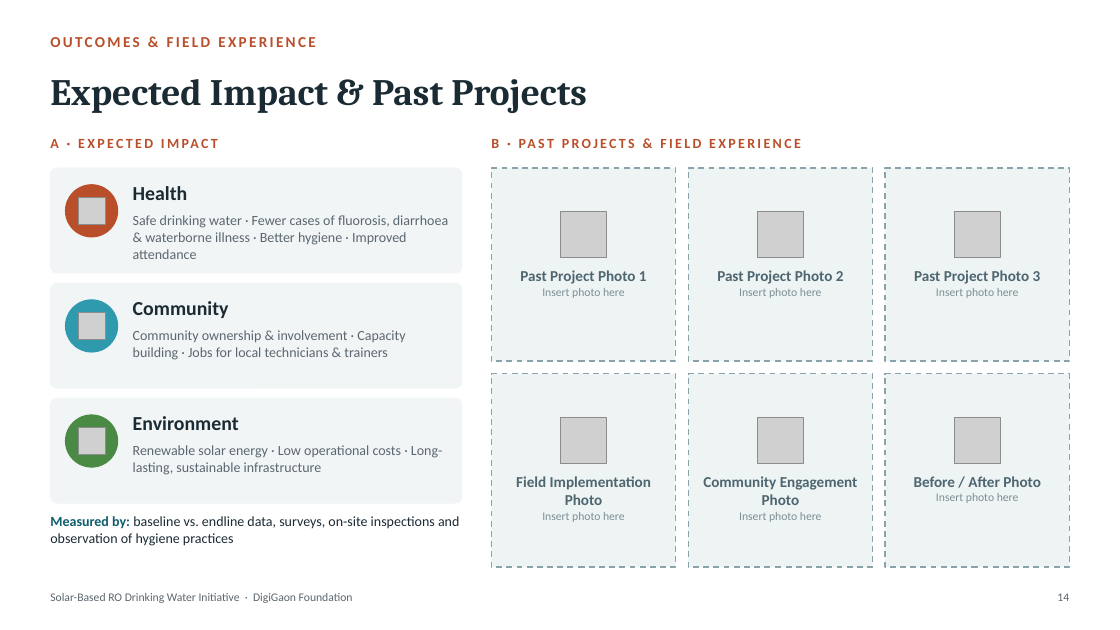
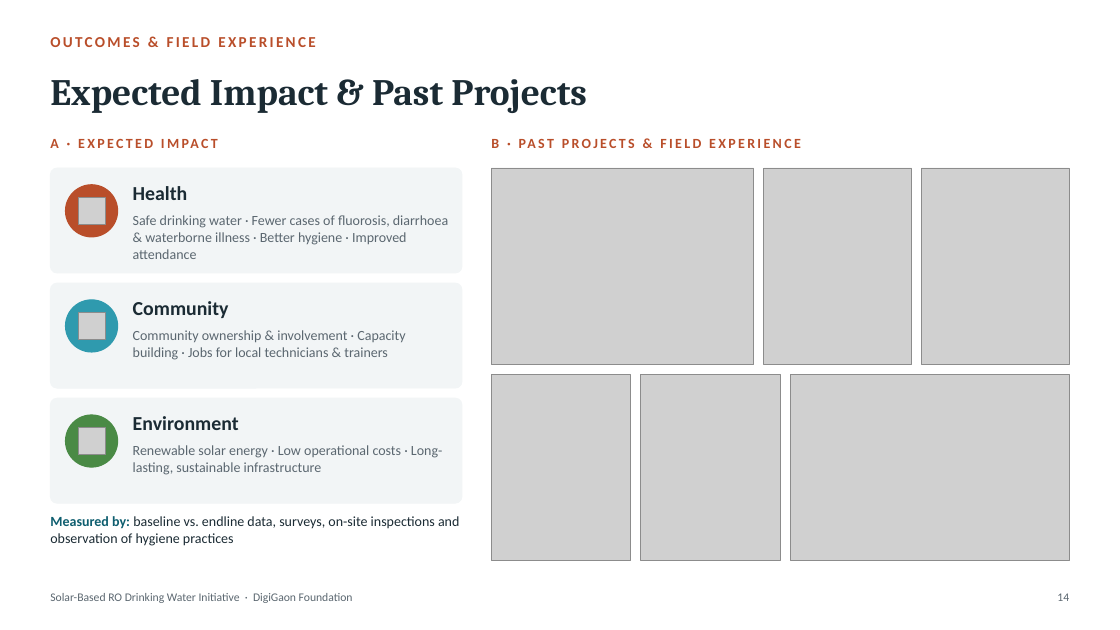
Before and after one commit to Harshtiwari940/Harshtiwari940, a slide deck: slide 14 of presentations/Solar_RO_Implementation_Overview.pptx. Drawn at 1120x630 pixels with LibreOffice and Linux fonts; fonts in the diff are those of the drawing; grey boxes stand for pictures. Boxes give left, top, right and bottom in pixels: in the first picture for what was removed or moved away, otherwise in the second. Text is boxed around its words. In the diff, an @@ line names an element or a change of style, - is before the commit and + after.

```diff
--- a/presentations/Solar_RO_Implementation_Overview.pptx
+++ b/presentations/Solar_RO_Implementation_Overview.pptx
@@ rectangle removed at <box>492,168,676,361</box> @@
@@ picture added at <box>492,168,754,365</box> @@
@@ rectangle removed at <box>688,168,872,361</box> @@
@@ picture added at <box>764,168,912,365</box> @@
@@ rectangle removed at <box>886,168,1070,361</box> @@
@@ picture added at <box>922,168,1070,365</box> @@
@@ picture removed at <box>560,212,607,258</box> @@
@@ picture removed at <box>758,212,804,258</box> @@
@@ picture removed at <box>954,212,1001,258</box> @@
@@ text removed at <box>520,270,647,298</box> @@
-Past Project Photo 1
-Insert photo here
@@ text removed at <box>717,270,844,298</box> @@
-Past Project Photo 2
-Insert photo here
@@ text removed at <box>914,270,1041,298</box> @@
-Past Project Photo 3
-Insert photo here
@@ rectangle removed at <box>492,374,676,567</box> @@
@@ picture added at <box>492,375,631,560</box> @@
@@ picture added at <box>641,375,781,560</box> @@
@@ rectangle removed at <box>688,374,872,567</box> @@
@@ picture added at <box>791,375,1070,560</box> @@
@@ rectangle removed at <box>886,374,1070,567</box> @@
@@ picture removed at <box>560,418,607,464</box> @@
@@ picture removed at <box>758,418,804,464</box> @@
@@ picture removed at <box>954,418,1001,464</box> @@
@@ text removed at <box>516,476,651,522</box> @@
-Field Implementation Photo
-Insert photo here
@@ text removed at <box>703,476,858,522</box> @@
-Community Engagement Photo
-Insert photo here
@@ text removed at <box>914,476,1041,503</box> @@
-Before / After Photo
-Insert photo here
```
Also in this commit, not shown: 4 other slides changed.
